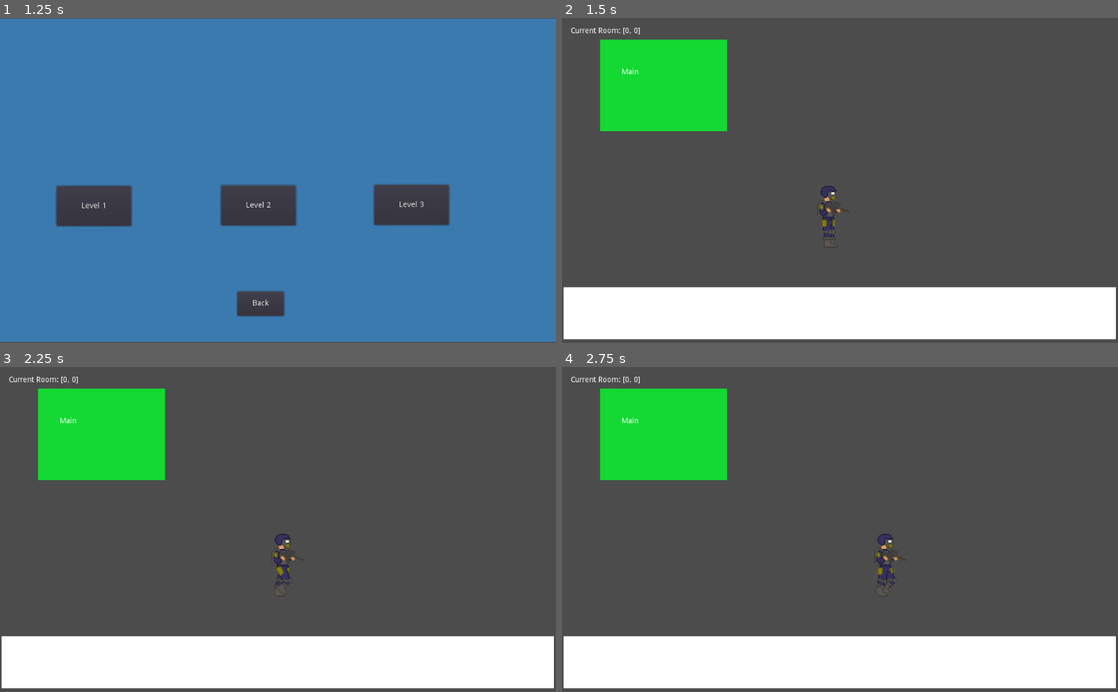
Above: before the commit, frames 1-4 (two rows, left to right).
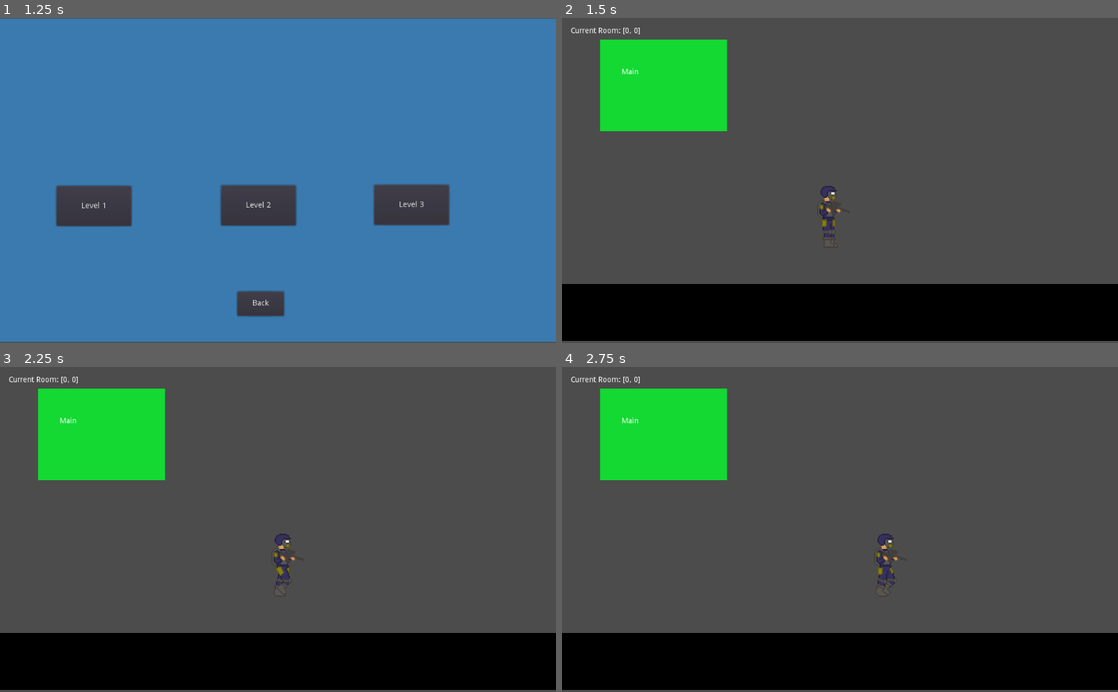
Above: after the commit, the same moments.

Repository: nygren23/GameJam2022
Game: Godot game, scene res://StartScreen.tscn
Two runs of this game, one before a commit and one after it. Both use one fixed random seed, a clock stepped at 60 frames per second and the inputs below.
Inputs:
- Up to frame 1 (1.25 s): click "Level Select" at 0.5 s
- Up to frame 2 (1.5 s): click "Level 1" at 1.25 s
- Up to frame 3 (2.25 s): tap Enter at 2 s; hold D (move_right) from 2.03 s (still down); tap Space (spacebar) at 2.1 s
- Up to frame 4 (2.75 s): keep holding D (move_right)

Frame 1 is identical in both runs. In frame 2, 18% of the frame differs, in the area x 0-100%, y 81-100%; in frame 3, 18%; in frame 4, 18%.
Error in both runs: Attempt to call function 'play' in base 'null instance' on a null instance. (res://Player.gd:36)

Commit message:
Fixed Walls, now they ALMOST line up

Diff:
--- a/CrossRoom.tscn
+++ b/CrossRoom.tscn
@@ -3,25 +3,25 @@
 [ext_resource path="res://CrossRoom.gd" type="Script" id=1]
 
 [sub_resource type="RectangleShape2D" id=1]
-extents = Vector2( 131.5, 90.5 )
+extents = Vector2( 74.875, 52.5 )
 
 [sub_resource type="RectangleShape2D" id=2]
-extents = Vector2( 122.5, 89.25 )
+extents = Vector2( 75.5, 53.75 )
 
 [sub_resource type="RectangleShape2D" id=3]
-extents = Vector2( 131, 89 )
+extents = Vector2( 74.5, 52.5 )
 
 [sub_resource type="RectangleShape2D" id=4]
-extents = Vector2( 129.25, 85.25 )
+extents = Vector2( 75.125, 56.125 )
 
 [sub_resource type="RectangleShape2D" id=5]
-extents = Vector2( 12, 253.004 )
+extents = Vector2( 12, 359.999 )
 
 [sub_resource type="RectangleShape2D" id=6]
-extents = Vector2( 256, 90 )
+extents = Vector2( 384.5, 53.5 )
 
 [sub_resource type="RectangleShape2D" id=7]
-extents = Vector2( 125, 119 )
+extents = Vector2( 78, 190.5 )
 
 [node name="CrossRoom" type="Node2D"]
 script = ExtResource( 1 )
@@ -30,56 +30,56 @@
 position = Vector2( 843, 584 )
 
 [node name="CollisionShape2D" type="CollisionShape2D" parent="BottomRight"]
-position = Vector2( 47.25, -78.5 )
+position = Vector2( 103.875, -40.5 )
 shape = SubResource( 1 )
 
 [node name="ColorRect" type="ColorRect" parent="BottomRight"]
-margin_left = -81.0
-margin_top = -168.0
-margin_right = 183.0
-margin_bottom = 12.0
+margin_left = 29.0
+margin_top = -92.0
+margin_right = 179.0
+margin_bottom = 13.0
 color = Color( 0, 0, 0, 1 )
 
 [node name="TopLeft" type="StaticBody2D" parent="."]
 position = Vector2( 36, 34 )
 
 [node name="CollisionShape2D" type="CollisionShape2D" parent="TopLeft"]
-position = Vector2( 88.5, 56.75 )
+position = Vector2( 41.5, 21.25 )
 shape = SubResource( 2 )
 
 [node name="ColorRect2" type="ColorRect" parent="TopLeft"]
-margin_left = -38.0
-margin_top = -29.0
-margin_right = 212.0
-margin_bottom = 147.0
+margin_left = -34.0
+margin_top = -32.0
+margin_right = 116.0
+margin_bottom = 73.0
 color = Color( 0, 0, 0, 1 )
 
 [node name="TopRight" type="StaticBody2D" parent="."]
 position = Vector2( 1000, 15 )
 
 [node name="CollisionShape2D" type="CollisionShape2D" parent="TopRight"]
-position = Vector2( -110, 72 )
+position = Vector2( -53.5, 35.5 )
 shape = SubResource( 3 )
 
 [node name="ColorRect3" type="ColorRect" parent="TopRight"]
-margin_left = -244.0
+margin_left = -127.0
 margin_top = -14.0
-margin_right = 20.0
-margin_bottom = 166.0
+margin_right = 23.0
+margin_bottom = 91.0
 color = Color( 0, 0, 0, 1 )
 
 [node name="BottomLeft" type="StaticBody2D" parent="."]
 position = Vector2( 58, 586 )
 
 [node name="CollisionShape2D" type="CollisionShape2D" parent="BottomLeft"]
-position = Vector2( 58.75, -68.75 )
+position = Vector2( 19.875, -41.875 )
 shape = SubResource( 4 )
 
 [node name="ColorRect4" type="ColorRect" parent="BottomLeft"]
-margin_left = -66.0
-margin_top = -157.0
-margin_right = 191.0
-margin_bottom = 11.0
+margin_left = -56.0
+margin_top = -93.0
+margin_right = 94.0
+margin_bottom = 12.0
 color = Color( 0, 0, 0, 1 )
 
 [node name="TransitionLeft" type="Area2D" parent="."]
@@ -94,7 +94,8 @@
 rotation = 1.57013
 
 [node name="CollisionShape2D" type="CollisionShape2D" parent="TransitionDown"]
-position = Vector2( -2, 23.5014 )
+position = Vector2( -2, 18.9928 )
+scale = Vector2( 1, 1 )
 shape = SubResource( 5 )
 
 [node name="TransitionUp" type="Area2D" parent="."]
@@ -122,31 +123,31 @@
 collision_mask = 4
 
 [node name="CollisionShape2D" type="CollisionShape2D" parent="Top"]
-position = Vector2( 250, 78 )
+position = Vector2( 275.5, 41.5 )
 shape = SubResource( 6 )
 
 [node name="ColorRect" type="ColorRect" parent="Top"]
-margin_left = -12.0
+margin_left = -274.0
 margin_top = -14.0
-margin_right = 510.0
-margin_bottom = 169.0
+margin_right = 779.0
+margin_bottom = 95.0
 color = Color( 0, 0, 0, 1 )
 
 [node name="Bottom" type="StaticBody2D" parent="."]
 visible = false
-position = Vector2( 260, 431 )
+position = Vector2( 264, 430 )
 collision_layer = 4
 collision_mask = 4
 
 [node name="CollisionShape2D" type="CollisionShape2D" parent="Bottom"]
-position = Vector2( 250, 78 )
+position = Vector2( 274, 115 )
 shape = SubResource( 6 )
 
 [node name="ColorRect" type="ColorRect" parent="Bottom"]
-margin_left = -12.0
-margin_top = -14.0
-margin_right = 510.0
-margin_bottom = 169.0
+margin_left = -300.0
+margin_top = 63.0
+margin_right = 791.0
+margin_bottom = 170.0
 color = Color( 0, 0, 0, 1 )
 
 [node name="Left" type="StaticBody2D" parent="."]
@@ -156,14 +157,14 @@
 collision_mask = 4
 
 [node name="CollisionShape2D" type="CollisionShape2D" parent="Left"]
-position = Vector2( 138, 108 )
+position = Vector2( 91, 100.5 )
 shape = SubResource( 7 )
 
 [node name="ColorRect" type="ColorRect" parent="Left"]
-margin_left = 12.0
-margin_top = -23.0
-margin_right = 262.0
-margin_bottom = 248.0
+margin_left = -4.0
+margin_top = -205.0
+margin_right = 168.0
+margin_bottom = 403.0
 color = Color( 0, 0, 0, 1 )
 
 [node name="Right" type="StaticBody2D" parent="."]
@@ -173,14 +174,14 @@
 collision_mask = 4
 
 [node name="CollisionShape2D" type="CollisionShape2D" parent="Right"]
-position = Vector2( 138, 108 )
+position = Vector2( 199, 108 )
 shape = SubResource( 7 )
 
 [node name="ColorRect" type="ColorRect" parent="Right"]
-margin_left = 12.0
-margin_top = -11.0
-margin_right = 274.0
-margin_bottom = 229.0
+margin_left = 122.0
+margin_top = -203.0
+margin_right = 283.0
+margin_bottom = 420.0
 color = Color( 0, 0, 0, 1 )
 
 [connection signal="body_entered" from="TransitionLeft" to="." method="_on_TransitionLeft_body_entered"]
--- a/HorizontalRoom.tscn
+++ b/HorizontalRoom.tscn
@@ -22,11 +22,10 @@
 anchor_top = 1.0
 anchor_right = 1.0
 anchor_bottom = 1.0
-margin_left = -622.0
-margin_top = 321.0
-margin_right = -5.0
-margin_bottom = 708.0
-rect_scale = Vector2( 1.65604, 0.248349 )
+margin_left = -643.0
+margin_top = 316.0
+margin_right = 440.0
+margin_bottom = 421.0
 color = Color( 0, 0, 0, 1 )
 
 [node name="Floor2" type="StaticBody2D" parent="."]
@@ -40,11 +39,10 @@
 anchor_top = 1.0
 anchor_right = 1.0
 anchor_bottom = 1.0
-margin_left = -513.0
+margin_left = -532.0
 margin_top = -52.0
-margin_right = 104.0
-margin_bottom = 343.0
-rect_scale = Vector2( 1.65604, 0.248349 )
+margin_right = 530.0
+margin_bottom = 53.0
 color = Color( 0, 0, 0, 1 )
 
 [node name="TransitionRight" type="Area2D" parent="."]
--- a/Main.tscn
+++ b/Main.tscn
@@ -38,11 +38,11 @@
 anchor_top = 1.0
 anchor_right = 1.0
 anchor_bottom = 1.0
-margin_left = -817.0
-margin_top = 319.0
-margin_right = -203.0
-margin_bottom = 706.0
-rect_scale = Vector2( 1.65604, 0.248349 )
+margin_left = -824.0
+margin_top = 313.0
+margin_right = 219.0
+margin_bottom = 418.0
+color = Color( 0, 0, 0, 1 )
 
 [node name="ColorRect" type="ColorRect" parent="."]
 material = SubResource( 3 )
--- a/VerticalRoom.tscn
+++ b/VerticalRoom.tscn
@@ -3,7 +3,7 @@
 [ext_resource path="res://VerticalRoom.gd" type="Script" id=1]
 
 [sub_resource type="RectangleShape2D" id=1]
-extents = Vector2( 293.049, 51 )
+extents = Vector2( 293.049, 76.0484 )
 
 [sub_resource type="RectangleShape2D" id=2]
 extents = Vector2( 13.6563, 396 )
@@ -13,39 +13,38 @@
 
 [node name="WallRight" type="StaticBody2D" parent="."]
 position = Vector2( 1113, 256 )
-rotation = 1.56715
+rotation = 1.5708
 
 [node name="CollisionShape2D" type="CollisionShape2D" parent="WallRight"]
-position = Vector2( 32.5693, 144 )
+position = Vector2( 32.5693, 169.048 )
+scale = Vector2( 1, 1 )
 shape = SubResource( 1 )
 
-[node name="ColorRect3" type="ColorRect" parent="WallRight"]
+[node name="ColorRect4" type="ColorRect" parent="WallRight"]
 anchor_top = 1.0
 anchor_right = 1.0
 anchor_bottom = 1.0
-margin_left = -253.0
-margin_top = 100.0
-margin_right = 107.0
-margin_bottom = 487.0
-rect_scale = Vector2( 1.65604, 0.248349 )
+margin_left = -267.334
+margin_top = 91.0258
+margin_right = 357.666
+margin_bottom = 241.026
 color = Color( 0, 0, 0, 1 )
 
 [node name="WallLeft" type="StaticBody2D" parent="."]
 rotation = 1.5708
 
 [node name="CollisionShape2D" type="CollisionShape2D" parent="WallLeft"]
-position = Vector2( 297, -58 )
+position = Vector2( 297, -70.0011 )
 shape = SubResource( 1 )
 
 [node name="ColorRect3" type="ColorRect" parent="WallLeft"]
 anchor_top = 1.0
 anchor_right = 1.0
 anchor_bottom = 1.0
-margin_left = 4.0
-margin_top = -107.0
-margin_right = 361.0
-margin_bottom = 288.0
-rect_scale = Vector2( 1.65604, 0.248349 )
+margin_left = -4.00053
+margin_top = -149.0
+margin_right = 611.999
+margin_bottom = 1.00002
 color = Color( 0, 0, 0, 1 )
 
 [node name="TransitionUp" type="Area2D" parent="."]
